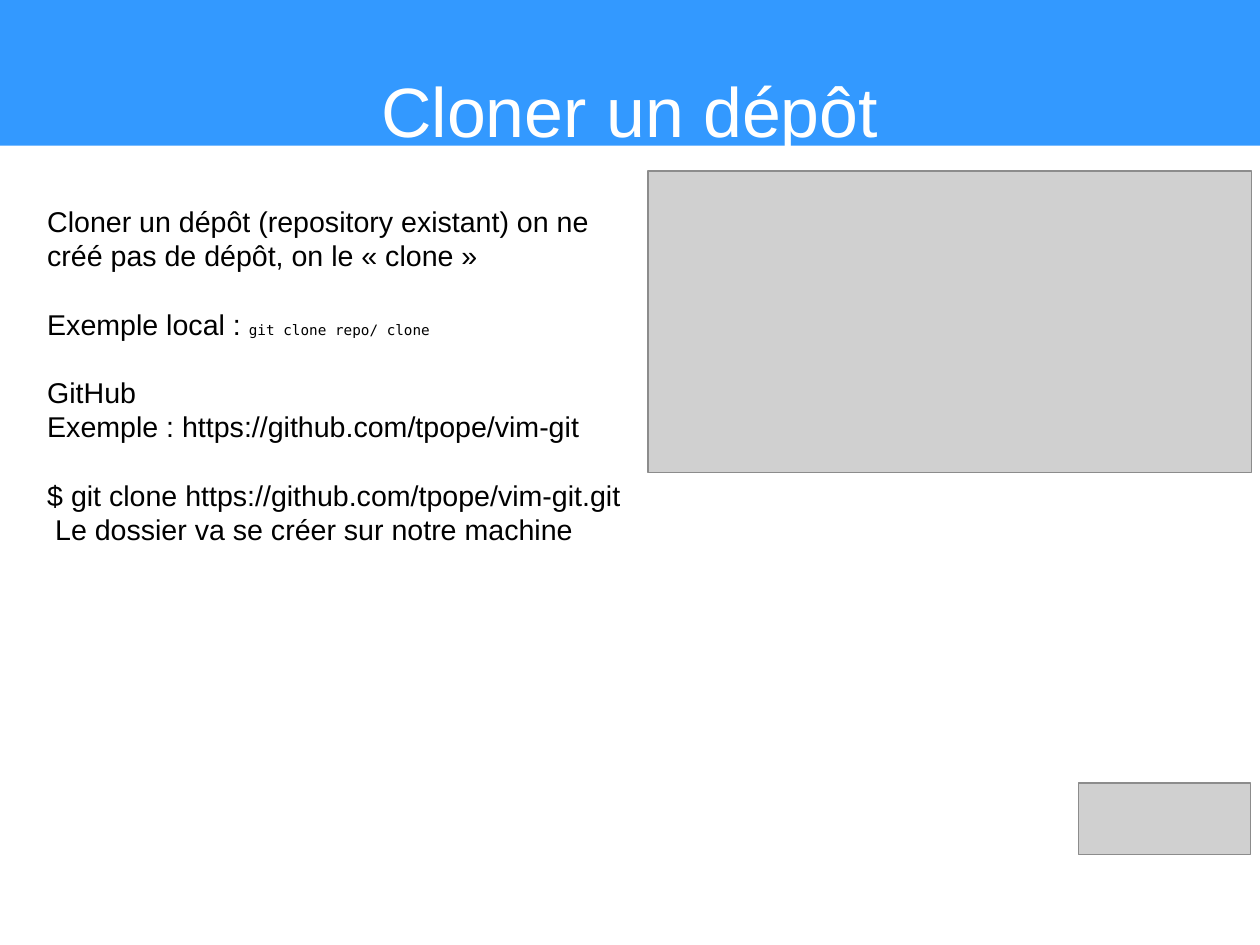
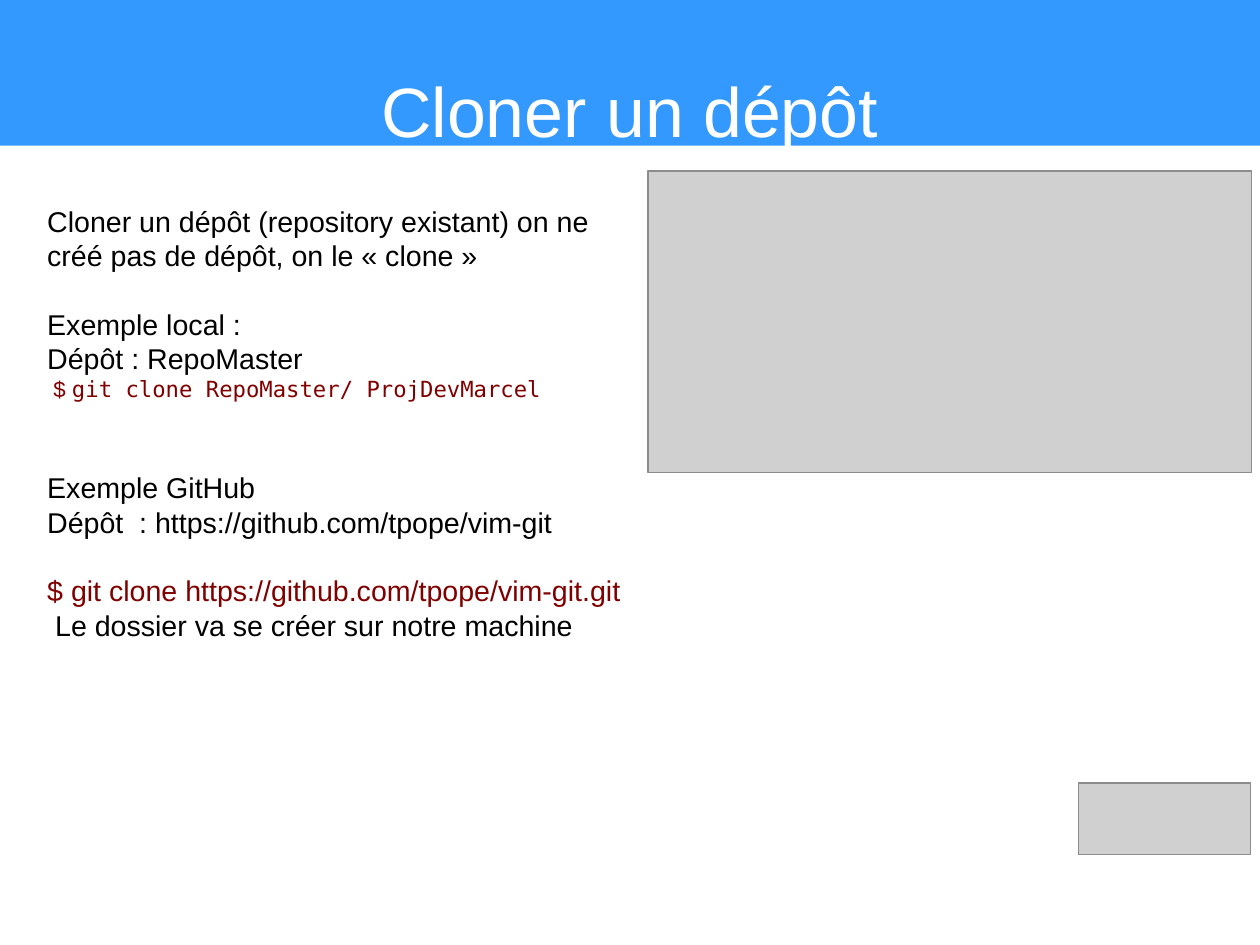
Before and after one commit to heylve/current, a slide deck: slide 12 of Presentations/git_explained.odp (slide 9 before the commit). Drawn at 1260x945 pixels with LibreOffice and Linux fonts; fonts in the diff are those of the drawing; grey boxes stand for pictures. Boxes give left, top, right and bottom in pixels: in the first picture for what was removed or moved away, otherwise in the second. Text is boxed around its words. In the diff, an @@ line names an element or a change of style, - is before the commit and + after.

```diff
--- a/Presentations/git_explained.odp
+++ b/Presentations/git_explained.odp
@@ text at bbox=[47, 314, 552, 538]: text changed @@
-Exemple local : git clone repo/ clone
-GitHub
-Exemple : https://github.com/tpope/vim-git
+Exemple local :
+Dépôt : RepoMaster
+$ git clone RepoMaster/ ProjDevMarcel
+Exemple GitHub
+Dépôt : https://github.com/tpope/vim-git
@@ text at bbox=[71, 580, 620, 607]: text colour #000000 to #800000 in "$ git clone https://github.com/tpope/vim-git.git" @@
```
Also in this commit, not shown: 6 other slides changed, 2 slides added.
